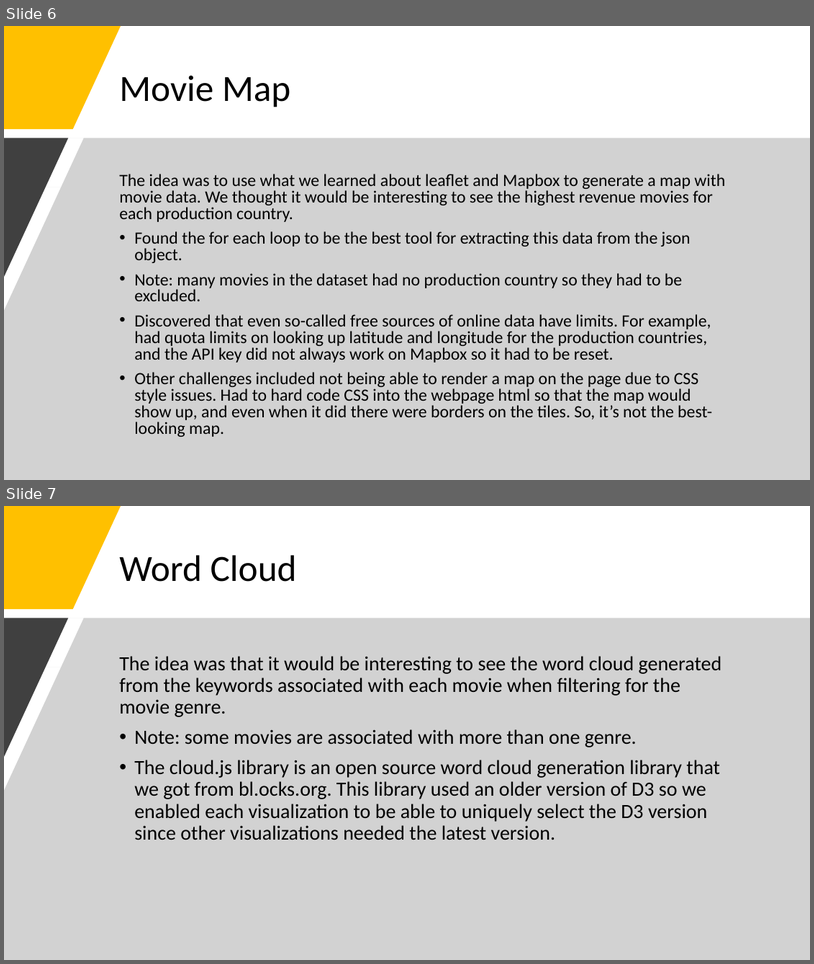
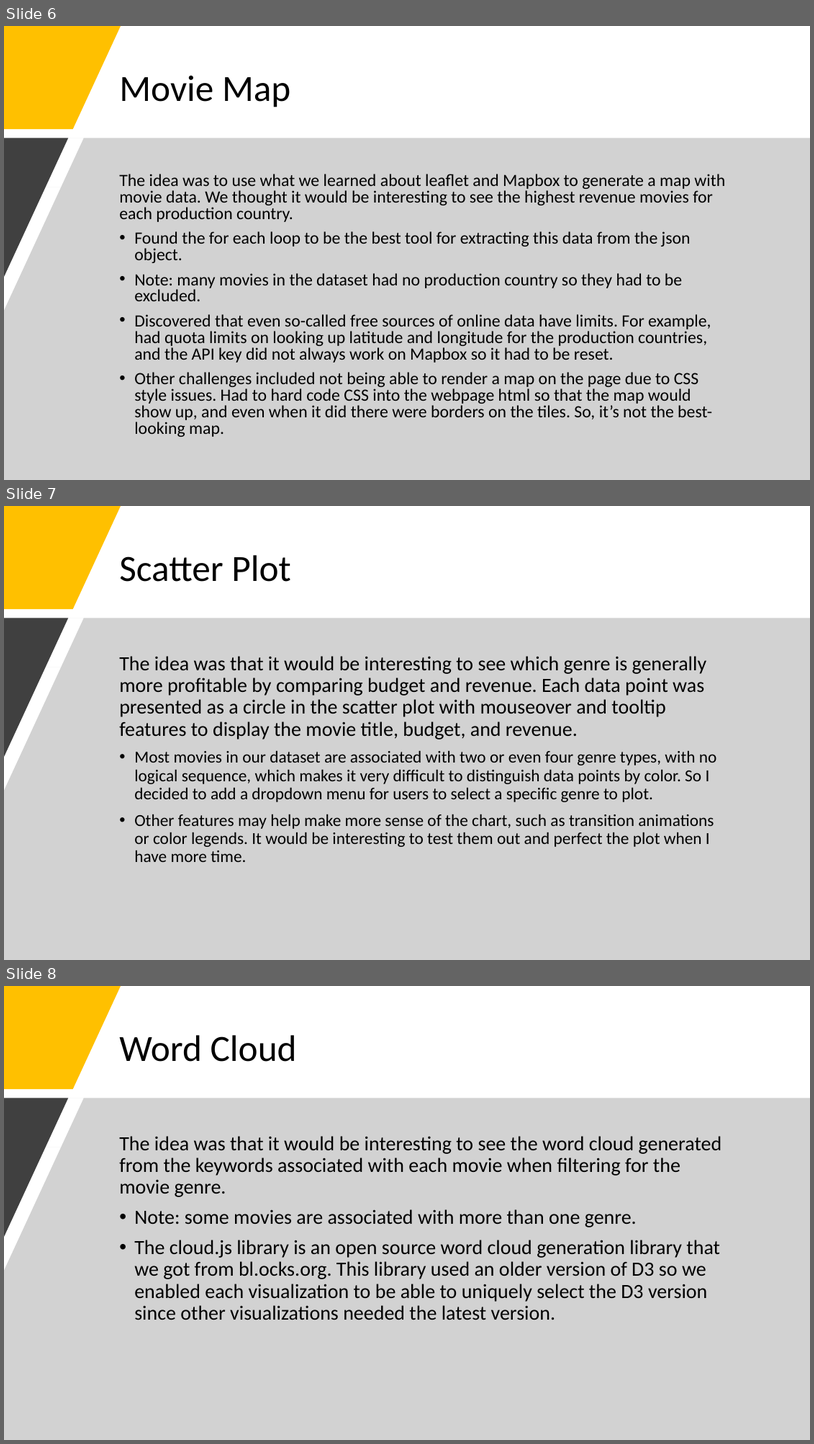
Before and after one commit to eliot1335/Interactive-Movie-Maps, a slide deck: Project_2_Presentation.pptx. Shown one above the other, each under a label of ours: slides 6 and 7 before the commit, slides 6, 7 and 8 after it. The pictures are 814x964 and 814x1444 pixels, drawn with LibreOffice and Linux fonts; fonts in the diff are those of the drawing. Boxes give left, top, right and bottom in pixels: in the first picture for what was removed or moved away, otherwise in the second. Text is boxed around its words. In the diff, an @@ line names an element or a change of style, - is before the commit and + after.

Commit message:
reinsert my slide

```diff
--- a/Project_2_Presentation.pptx
+++ b/Project_2_Presentation.pptx
@@ slide 7 added at [4,506,810,960], background #FFFFFF @@
@@ freeform shape added at [4,506,121,609], fill #FFC000 @@
@@ title added at [119,555,291,582], 44 pt, text #000000 @@
+Scatter Plot
@@ freeform shape added at [4,618,810,960], fill #A6A6A6 at 50% opacity @@
@@ freeform shape added at [4,618,68,757], fill #404040 @@
@@ text added at [119,656,718,862], 20 pt, text #000000 @@
+The idea was that it would be interesting to see which genre is generally more profitable by comparing budget and revenue. Each data point was presented as a circle in the scatter plot with mouseover and tooltip features to display the movie title, budget, and revenue.
+• Most movies in our dataset are associated with two or even four genre types, with no logical sequence, which makes it very difficult to distinguish data points by color. So I decided to add a dropdown menu for users to select a specific genre to plot.
+• Other features may help make more sense of the chart, such as transition animations or color legends. It would be interesting to test them out and perfect the plot when I have more time.
@@ what was slide 7 is now slide 8 @@
```
